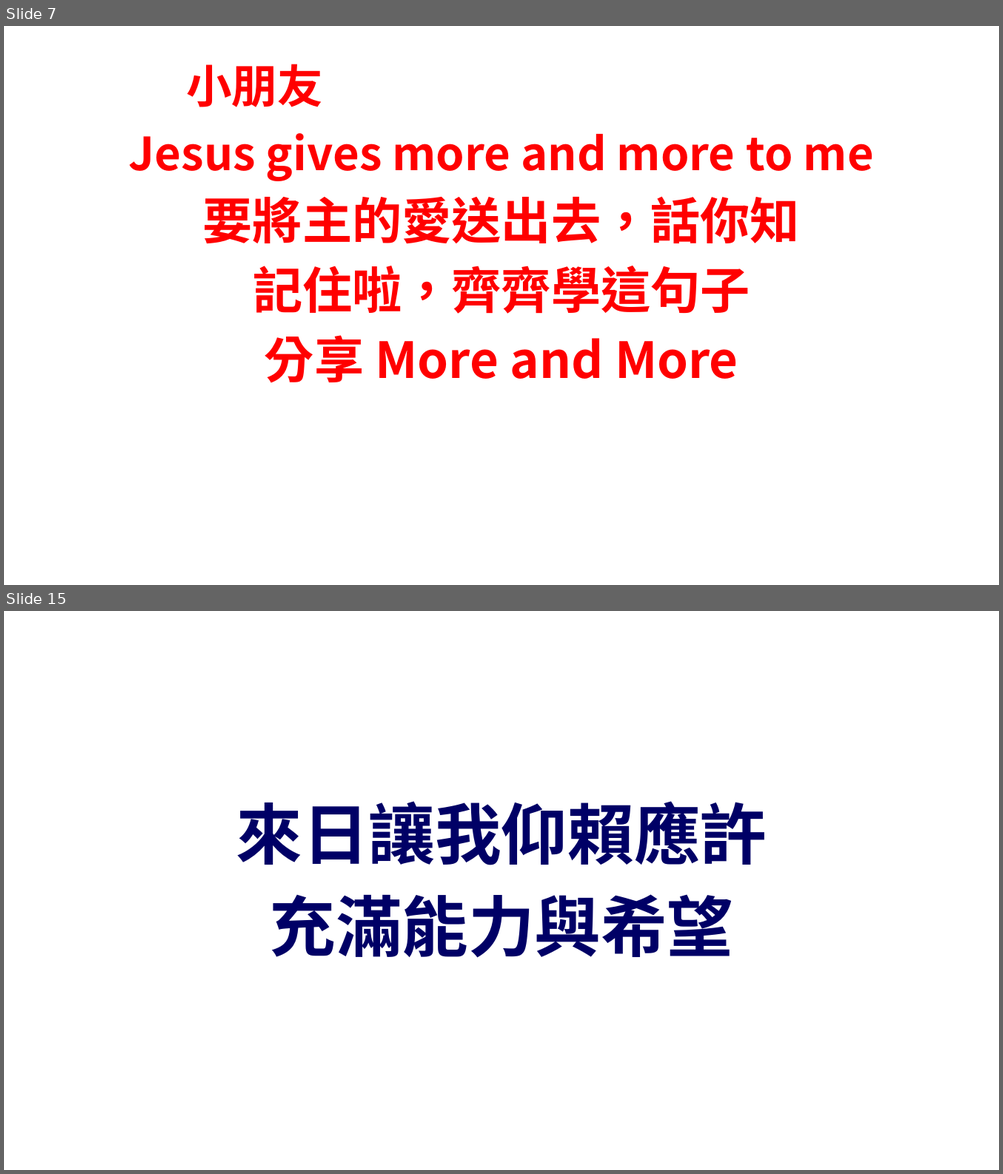
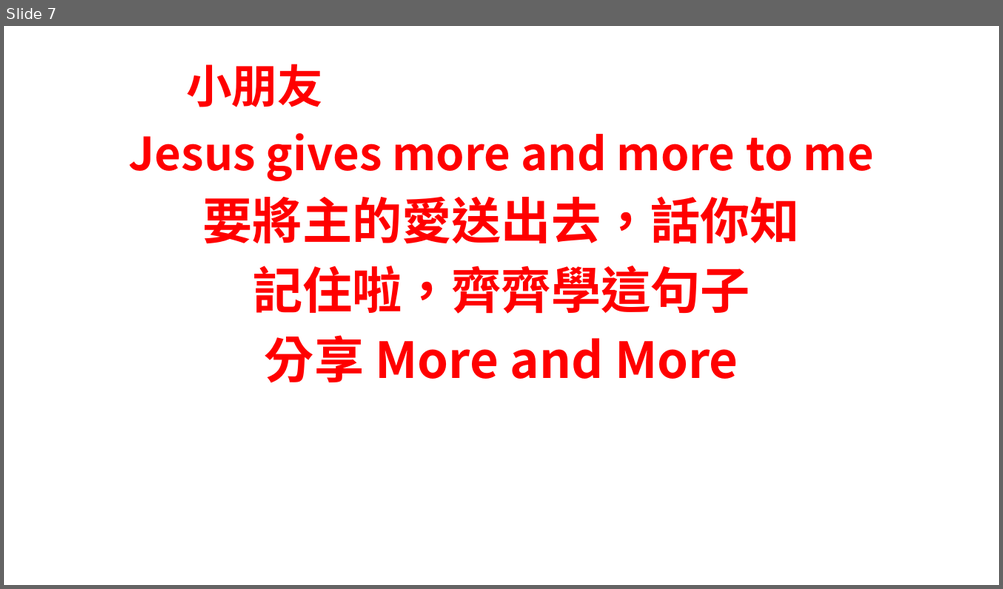
Before and after one commit to batisuoc/bible-school, a slide deck: 2020/11月.pptx. Shown one above the other, each under a label of ours: slides 7 and 15 before the commit, slide 7 after it; the slides between them are not shown. The pictures are 1003x1174 and 1003x589 pixels, drawn with LibreOffice and Linux fonts; fonts in the diff are those of the drawing; background and template pictures are left out. Boxes give left, top, right and bottom in pixels: in the first picture for what was removed or moved away, otherwise in the second. Text is boxed around its words. In the diff, an @@ line names an element or a change of style, - is before the commit and + after.

```diff
--- a/2020/11月.pptx
+++ b/2020/11月.pptx
@@ slide 15 removed at (4,611,999,1170), background picture (left out) @@
@@ text removed at (236,801,766,958) @@
-來日讓我仰賴應許
-充滿能力與希望
```
Also in this commit, not shown: 18 other slides removed.
